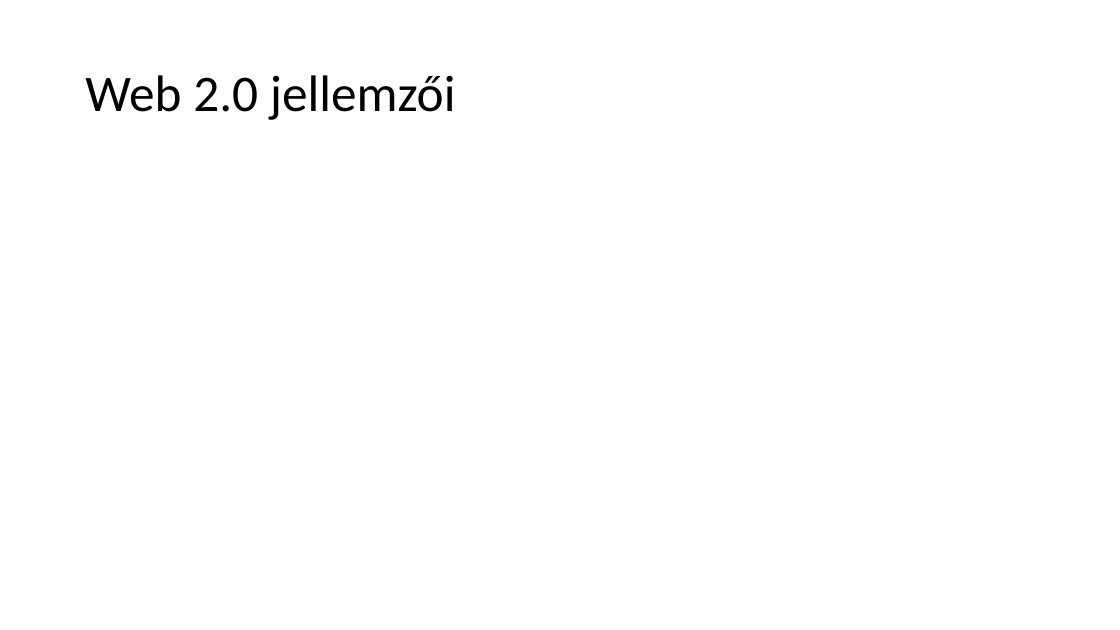
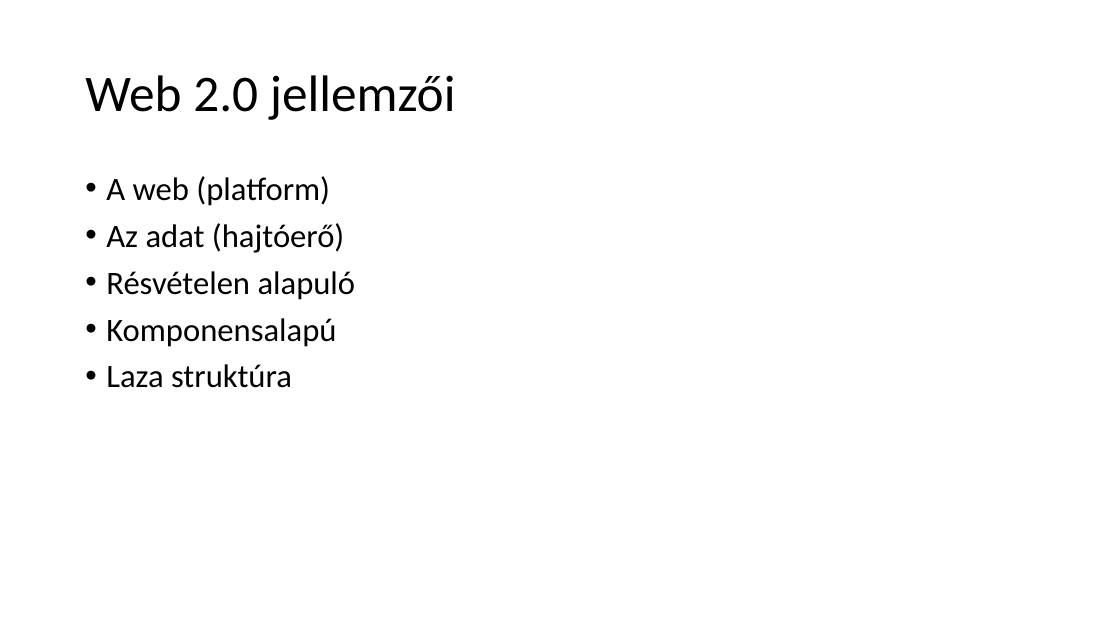
Before and after one commit to UtasiB/IKTesWEB, a slide deck: slide 5 of Web 2.0.pptx (slide 4 before the commit). Drawn at 1120x630 pixels with LibreOffice and Linux fonts; fonts in the diff are those of the drawing. Boxes give left, top, right and bottom in pixels: in the first picture for what was removed or moved away, otherwise in the second. Text is boxed around its words. In the diff, an @@ line names an element or a change of style, - is before the commit and + after.

```diff
--- a/Web 2.0.pptx
+++ b/Web 2.0.pptx
@@ text added at (106, 176, 356, 388), 28 pt, text #000000 @@
+• A web (platform)
+• Az adat (hajtóerő)
+• Résvételen alapuló
+• Komponensalapú
+• Laza struktúra
```
Also in this commit, not shown: 1 other slide changed, 3 slides added, 1 slide removed.
